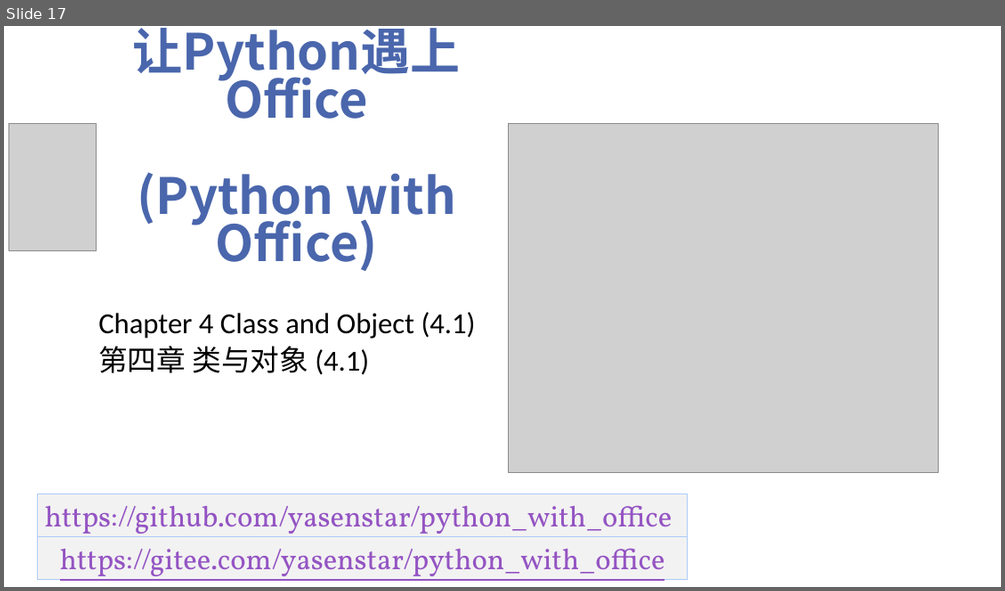
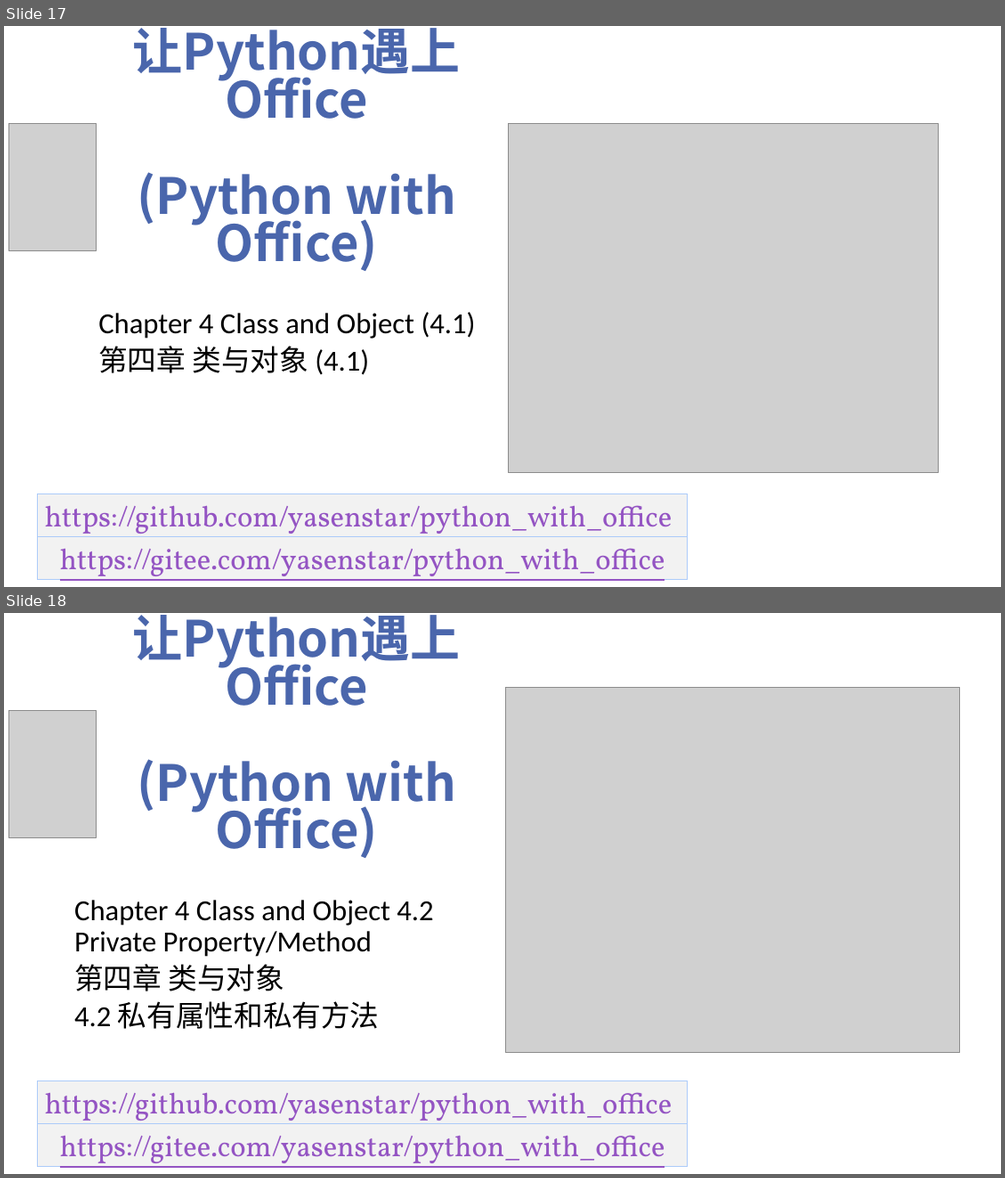
Before and after one commit to yasenstar/python_with_office, a slide deck: Video_Covers.pptx. Shown one above the other, each under a label of ours: slide 17 before the commit, slides 17 and 18 after it. The pictures are 1005x591 and 1005x1178 pixels, drawn with LibreOffice and Linux fonts; fonts in the diff are those of the drawing; grey boxes stand for pictures; background and template pictures are left out. Boxes give left, top, right and bottom in pixels: in the first picture for what was removed or moved away, otherwise in the second. Text is boxed around its words. In the diff, an @@ line names an element or a change of style, - is before the commit and + after.

```diff
--- a/Video_Covers.pptx
+++ b/Video_Covers.pptx
@@ slide 18 added at <box>4,613,1001,1174</box>, background picture (left out) @@
@@ title added at <box>133,615,461,858</box>, 48 pt, text #4A66AC, bold @@
+让Python遇上Office
+(Python with Office)
@@ picture added at <box>506,687,959,1052</box> @@
@@ picture added at <box>8,710,96,837</box> @@
@@ subtitle added at <box>74,900,433,1029</box>, 28 pt, text #000000 @@
+Chapter 4 Class and Object 4.2 Private Property/Method
+第四章 类与对象
+4.2 私有属性和私有方法
@@ rectangle added at <box>37,1081,688,1124</box>, fill #F2F2F2, outline #ACCBF9 0.75 pt, 28 pt, text #9454C3, underline @@
+https://github.com/yasenstar/python_with_office
@@ rectangle added at <box>37,1124,688,1167</box>, fill #F2F2F2, outline #ACCBF9 0.75 pt, 28 pt, text #9454C3, underline @@
+https://gitee.com/yasenstar/python_with_office
```
Also in this commit, not shown: 3 other files.
